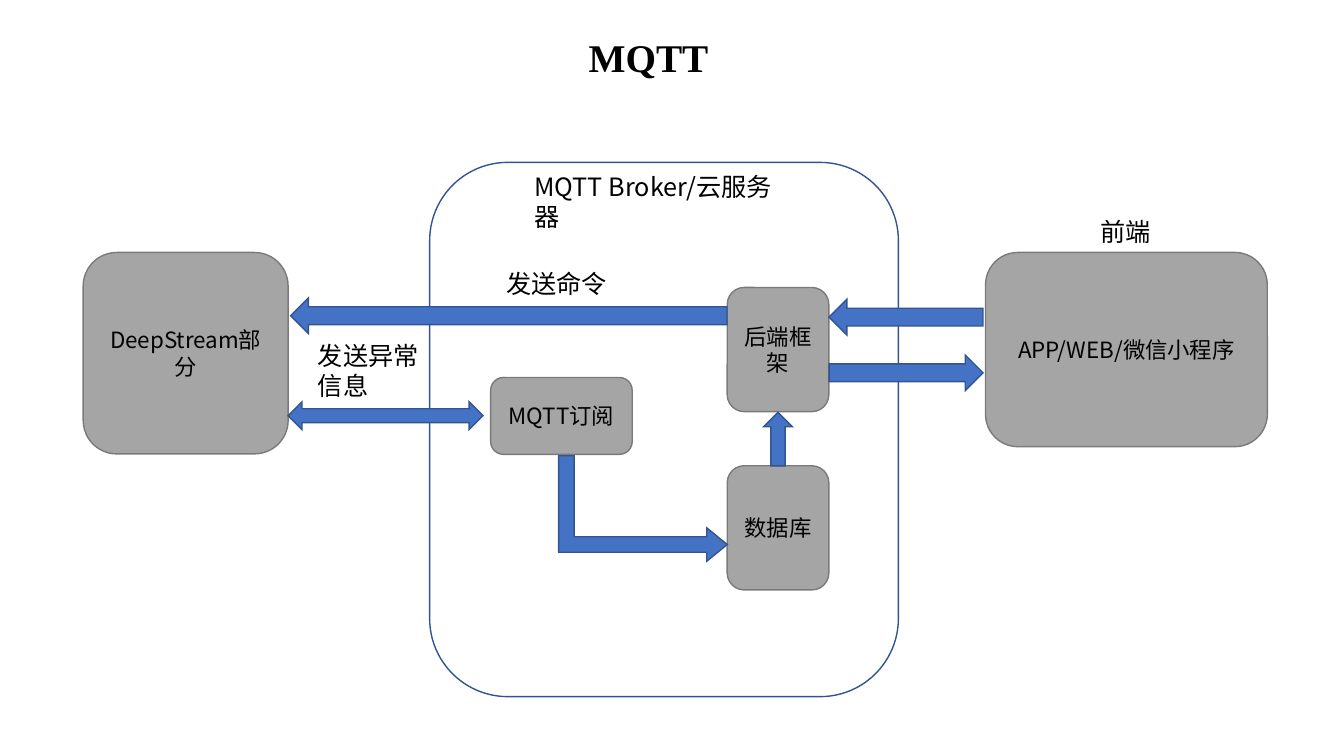
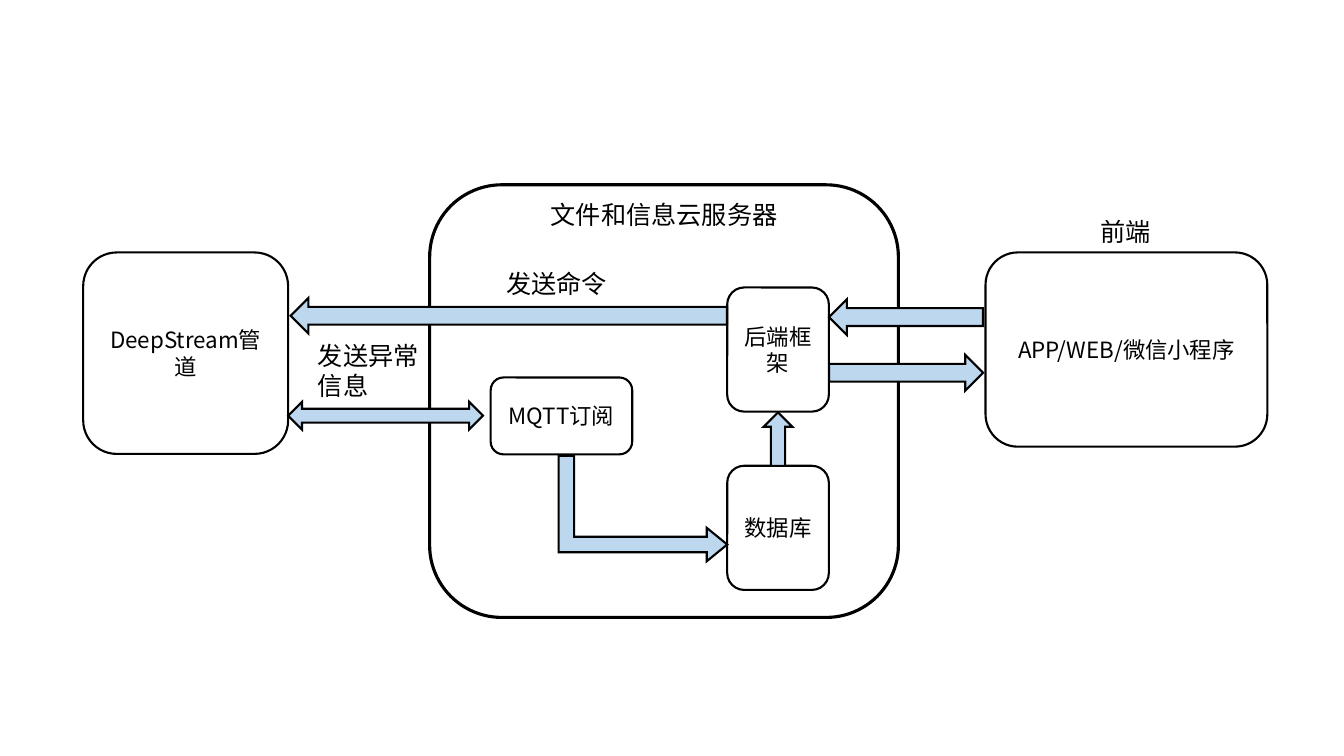
Before and after one commit to yurizzzzz/Nano-DeepsStream, a slide deck: slide 4 of document/项目流程图.pptx. Drawn at 1344x756 pixels with LibreOffice and Linux fonts; fonts in the diff are those of the drawing. Boxes give left, top, right and bottom in pixels: in the first picture for what was removed or moved away, otherwise in the second. Text is boxed around its words. In the diff, an @@ line names an element or a change of style, - is before the commit and + after.

Commit message:
update README.md and PPT

```diff
--- a/document/项目流程图.pptx
+++ b/document/项目流程图.pptx
@@ text removed at (x1=589, y1=46, x2=709, y2=79) @@
-MQTT
@@ rounded rectangle resized from (x1=430, y1=162, x2=898, y2=697) to (x1=430, y1=185, x2=898, y2=617) @@
@@ rounded rectangle at (x1=430, y1=185, x2=898, y2=617): outline #325491 1 pt to #000000 2.25 pt @@
@@ text at (x1=551, y1=202, x2=778, y2=226): text changed @@
-MQTT Broker/云服务器
+文件和信息云服务器
@@ fill #A5A5A5 to none; outline #7A7A7A 1 pt to #000000 1.5 pt in 5 elements at (x1=727, y1=466, x2=829, y2=590), (x1=727, y1=287, x2=829, y2=411), (x1=491, y1=377, x2=632, y2=454), (x1=986, y1=252, x2=1268, y2=447), (x1=83, y1=252, x2=287, y2=454) @@
@@ text in rounded rectangle at (x1=83, y1=252, x2=287, y2=454): text changed @@
-DeepStream部分
+DeepStream管道
@@ fill #4472C4 to #BDD7EE; outline #325491 1 pt to #000000 1.5 pt in 6 elements at (x1=289, y1=402, x2=483, y2=430), (x1=559, y1=456, x2=727, y2=562), (x1=764, y1=412, x2=792, y2=466), (x1=830, y1=355, x2=984, y2=390), (x1=830, y1=299, x2=984, y2=335), (x1=290, y1=298, x2=727, y2=334) @@
```
Also in this commit, not shown: 3 other slides changed, 1 slide added, 7 other files.
